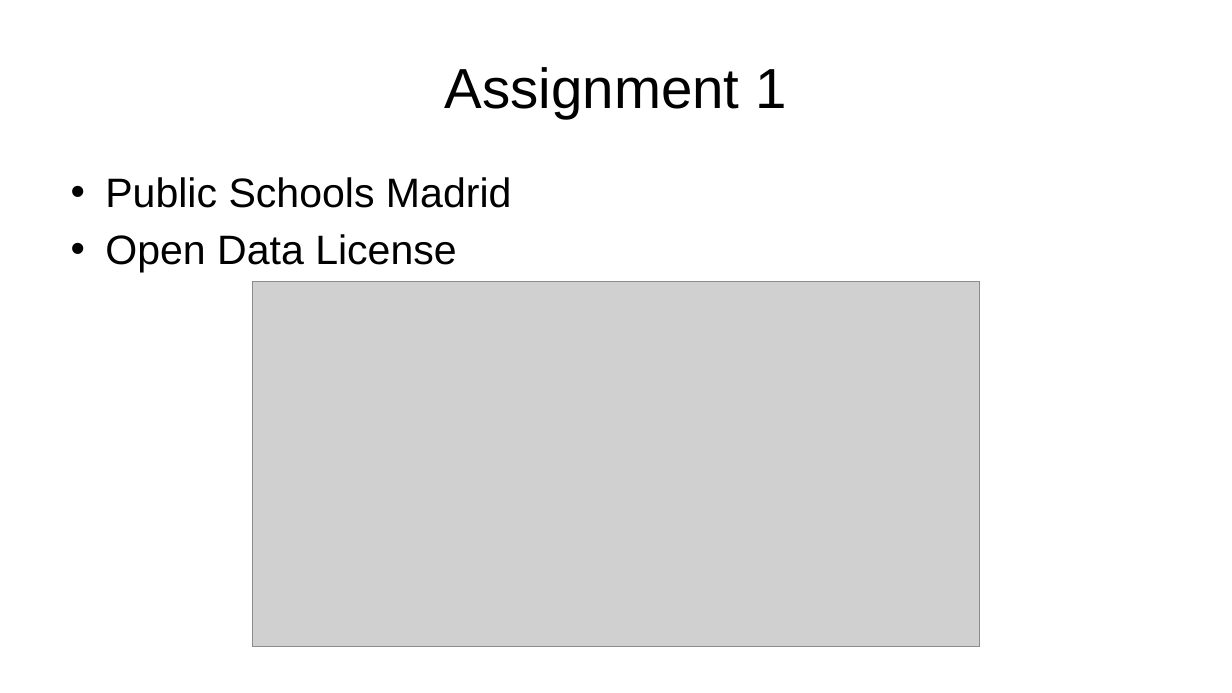
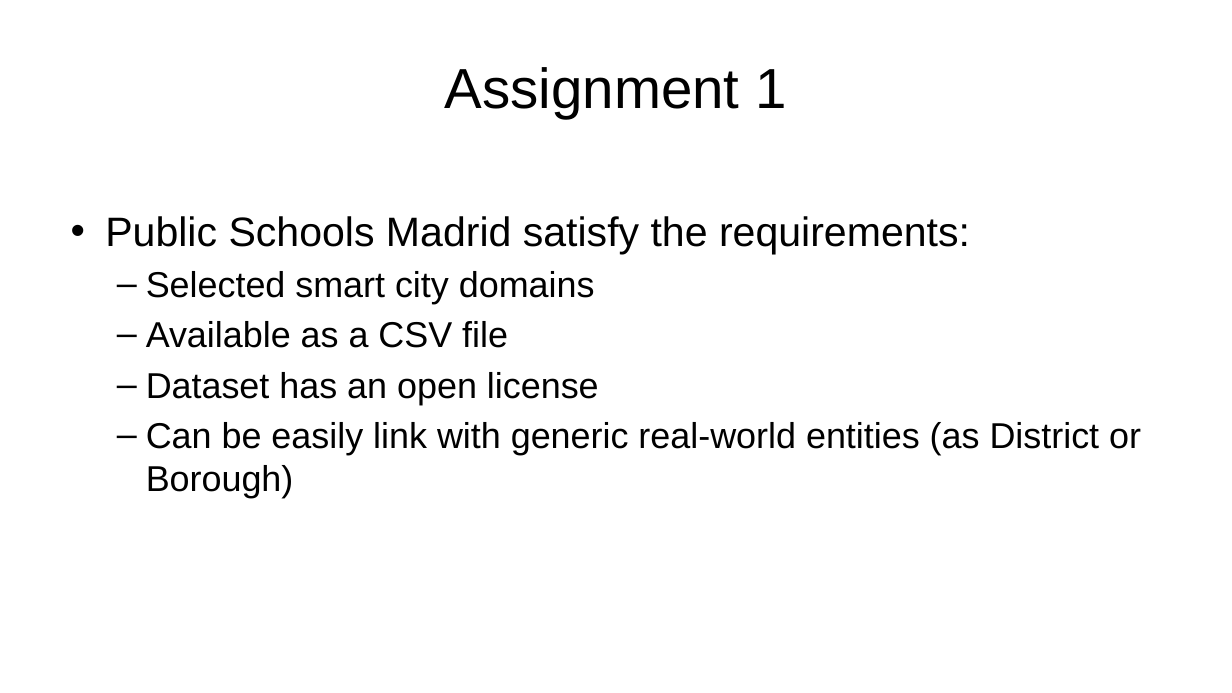
Before and after one commit to Antonio995/Share, a slide deck: slide 3 of Presentacion.pptx (slide 2 before the commit). Drawn at 1232x693 pixels with LibreOffice and Linux fonts; fonts in the diff are those of the drawing; grey boxes stand for pictures. Boxes give left, top, right and bottom in pixels: in the first picture for what was removed or moved away, otherwise in the second. Text is boxed around its words. In the diff, an @@ line names an element or a change of style, - is before the commit and + after.

Commit message:
UPDATED ASSIGN1

```diff
--- a/Presentacion.pptx
+++ b/Presentacion.pptx
@@ text at bbox=[105, 216, 1141, 498]: text changed; size 32 to 28 pt @@
-• Public Schools Madrid
-• Open Data License
+• Public Schools Madrid satisfy the requirements:
+  – Selected smart city domains
+  – Available as a CSV file
+  – Dataset has an open license
+  – Can be easily link with generic real-world entities (as District or Borough)
@@ picture removed at bbox=[252, 282, 980, 647] @@
```
Also in this commit, not shown: 1 slide added, 1 other file.
